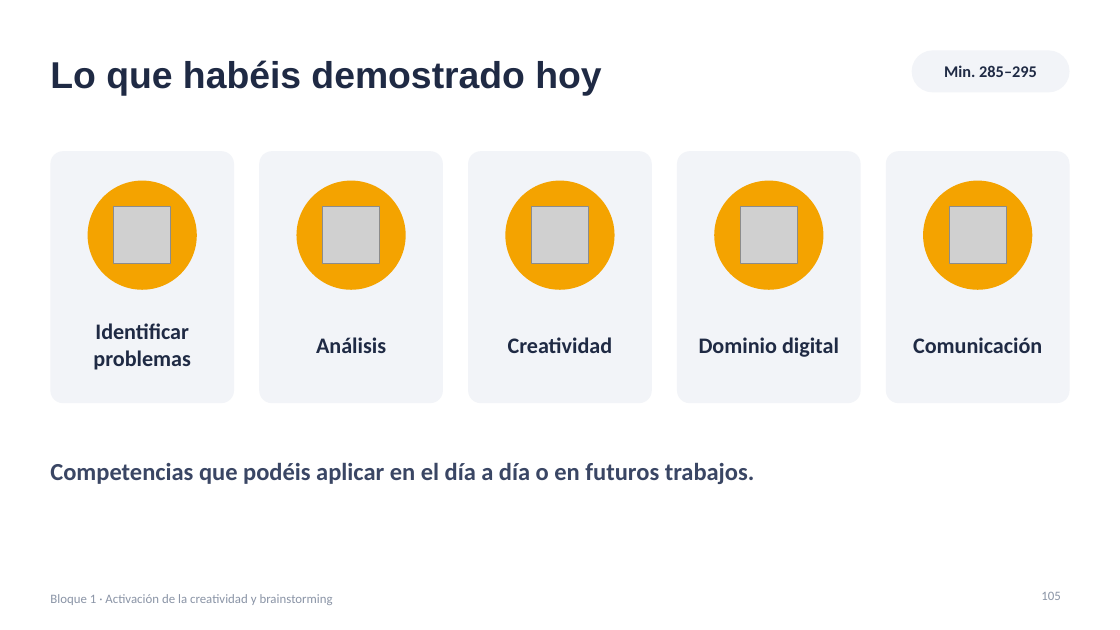
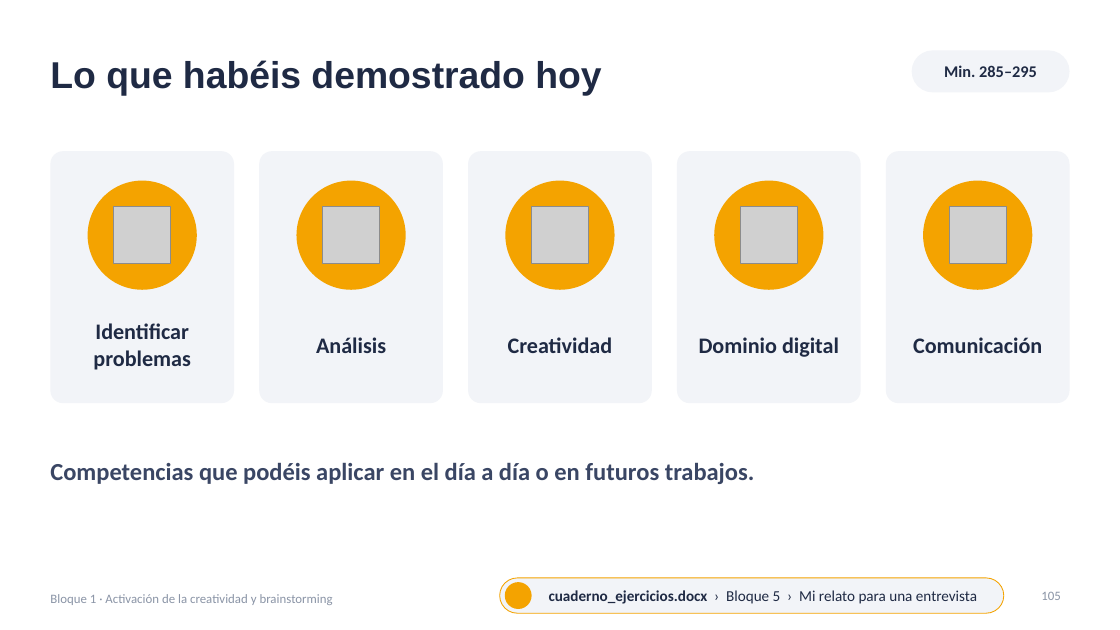
Before and after one commit to jjnieto/creatividad-ofimatica-ia, a slide deck: slide 105 of diapositivas/Curso.pptx. Drawn at 1120x630 pixels with LibreOffice and Linux fonts; fonts in the diff are those of the drawing; grey boxes stand for pictures; background and template pictures are left out. Boxes give left, top, right and bottom in pixels: in the first picture for what was removed or moved away, otherwise in the second. Text is boxed around its words. In the diff, an @@ line names an element or a change of style, - is before the commit and + after.

```diff
--- a/diapositivas/Curso.pptx
+++ b/diapositivas/Curso.pptx
@@ rounded rectangle added at (500, 578, 1004, 613), fill #F2F4F8, outline #F4A300 0.75 pt, 13 pt, text #1F2A44 @@
+cuaderno_ejercicios.docx › Bloque 5 › Mi relato para una entrevista
@@ ellipse added at (505, 582, 532, 609), fill #F4A300 @@
```
Also in this commit, not shown: 32 other slides changed, 1 other file.
